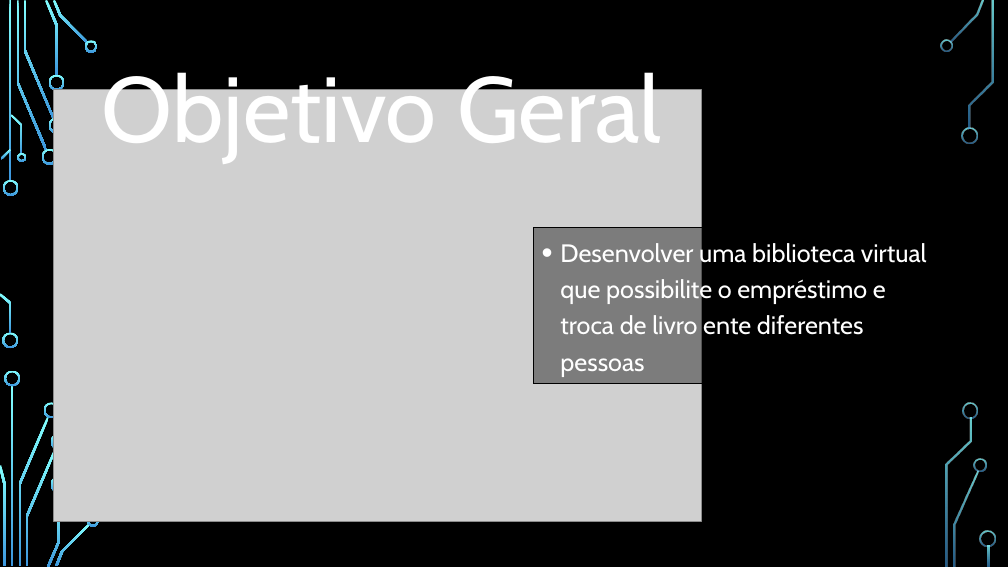
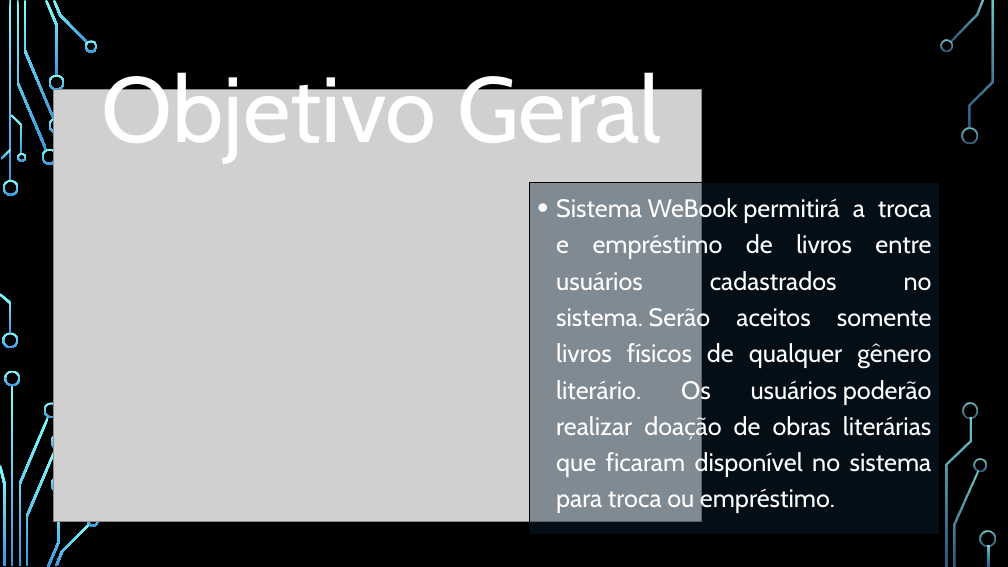
Before and after one commit to RafaelDuarteP/webook, a slide deck: slide 2 of Divulgacao/Apresentacao/WeBook.pptx. Drawn at 1008x567 pixels with LibreOffice and Linux fonts; fonts in the diff are those of the drawing; grey boxes stand for pictures; background and template pictures are left out. Boxes give left, top, right and bottom in pixels: in the first picture for what was removed or moved away, otherwise in the second. Text is boxed around its words. In the diff, an @@ line names an element or a change of style, - is before the commit and + after.

```diff
--- a/Divulgacao/Apresentacao/WeBook.pptx
+++ b/Divulgacao/Apresentacao/WeBook.pptx
@@ text "Sistema WeBook permitirá a troca ...": place and size @@
-text "Sistema WeBook permitirá a troca ..." at <box>534,228,943,384</box>
+text "Sistema WeBook permitirá a troca ..." at <box>530,183,939,535</box>
@@ text "Sistema WeBook permitirá a troca ..." at <box>530,183,939,535</box>: fill #000000 at 40% opacity to #092338 at 40% opacity @@
@@ text at <box>556,196,932,514</box>: text changed @@
-• Desenvolver uma biblioteca virtual que possibilite o empréstimo e troca de livro ente diferentes pessoas
+• Sistema WeBook permitirá a troca e empréstimo de livros entre usuários cadastrados no sistema. Serão aceitos somente livros físicos de qualquer gênero literário. Os usuários poderão realizar doação de obras literárias que ficaram disponível no sistema para troca ou empréstimo.
```
Also in this commit, not shown: 1 other slide changed, 2 slides added, 3 slides removed.
